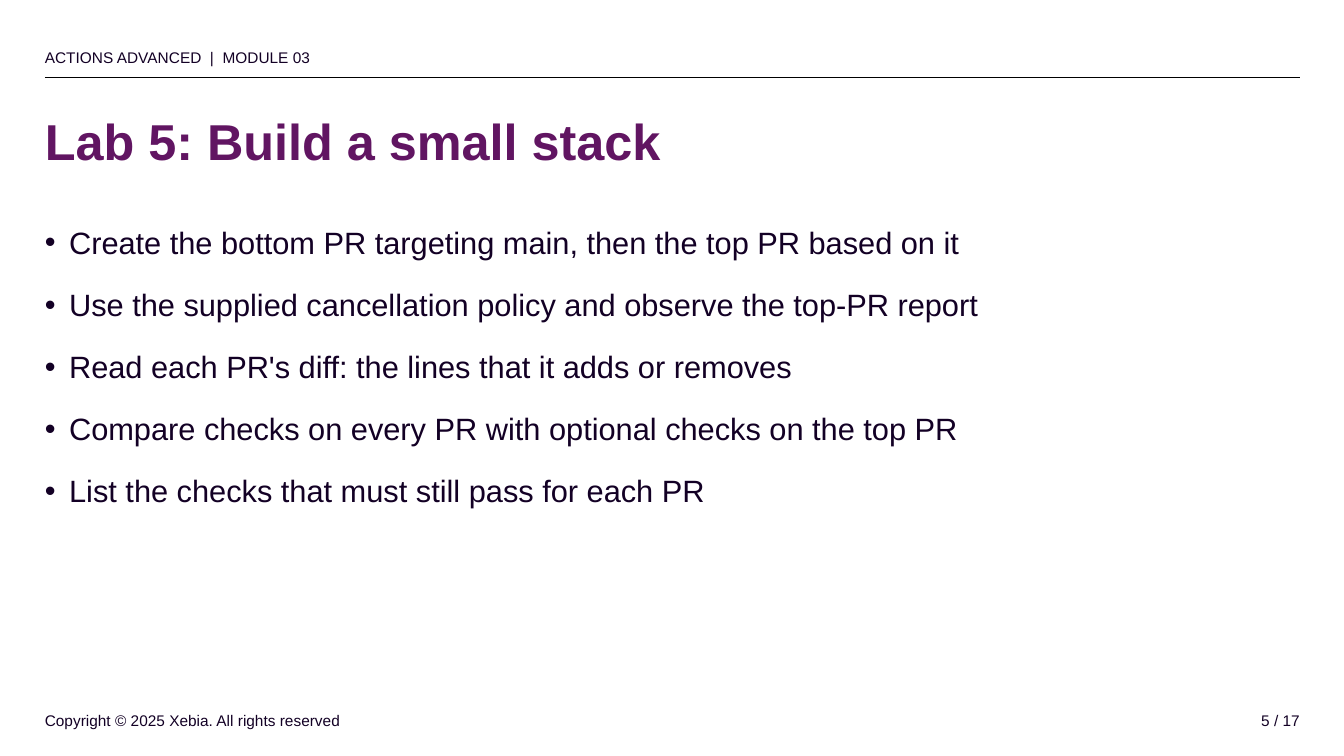
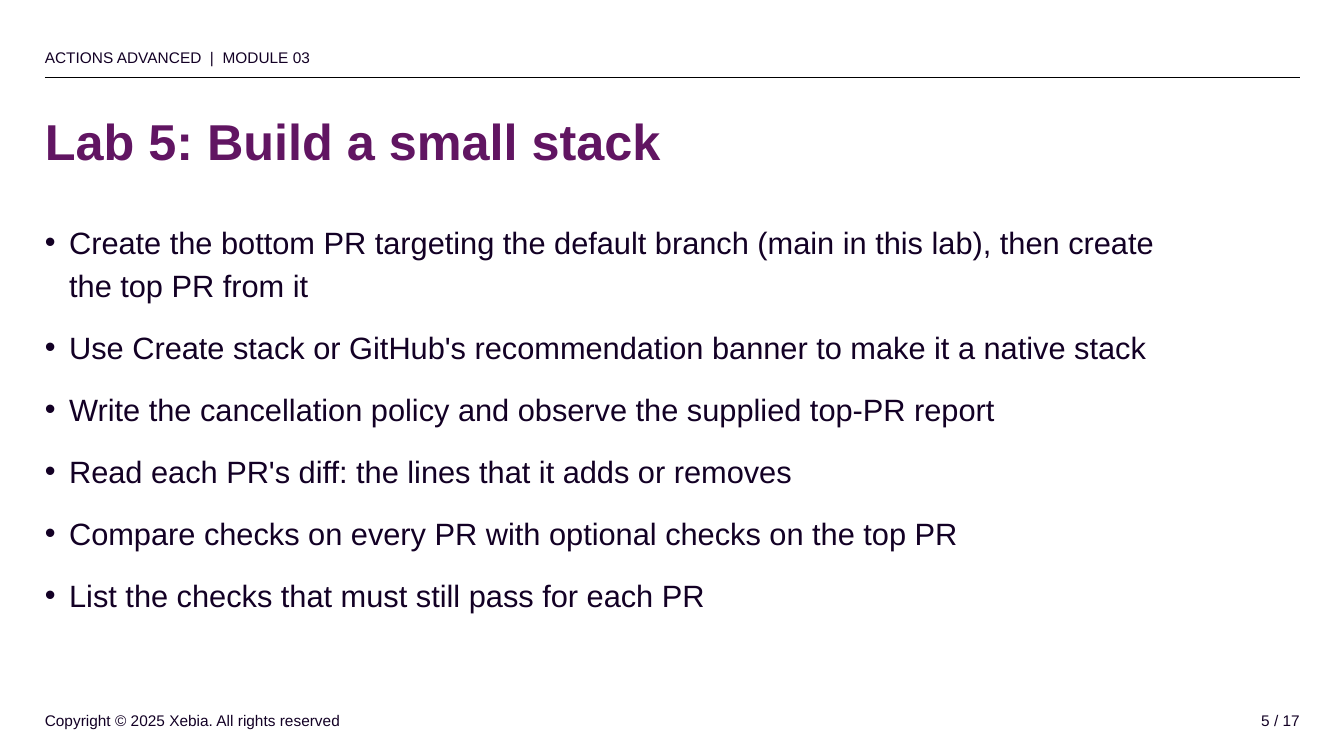
Before and after one commit to rajbos/github-actions-advanced-v3, a slide deck: slide 5 of slides/powerpoint/03-policy.pptx. Drawn at 1344x756 pixels with LibreOffice and Linux fonts; fonts in the diff are those of the drawing; background and template pictures are left out. Boxes give left, top, right and bottom in pixels: in the first picture for what was removed or moved away, otherwise in the second. Text is boxed around its words. In the diff, an @@ line names an element or a change of style, - is before the commit and + after.

```diff
--- a/slides/powerpoint/03-policy.pptx
+++ b/slides/powerpoint/03-policy.pptx
@@ text at (69, 231, 1153, 426): text changed @@
-• Create the bottom PR targeting main, then the top PR based on it
-• Use the supplied cancellation policy and observe the top-PR report
+• Create the bottom PR targeting the default branch (main in this lab), then create the top PR from it
+• Use Create stack or GitHub's recommendation banner to make it a native stack
+• Write the cancellation policy and observe the supplied top-PR report
```
Also in this commit, not shown: 11 other slides changed, 41 other files.
